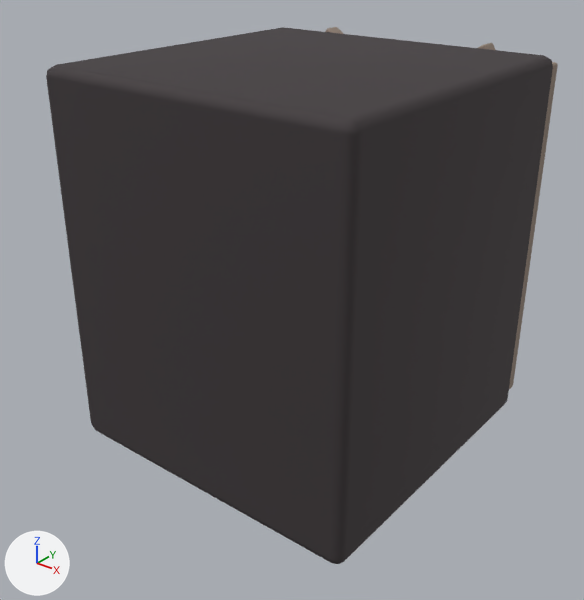
One commit to the glTF model godot/campaign/art/structures/uplink-top-1.glb: the scene before it, then after it.
Camera for both pictures: a 50 mm camera at (1.158, -1.504, 1.297) aimed at (0.003, -0.061, 0.402). Every picture has the same lights, and +X, +Y and +Z are marked at lower left. The picture after the commit comes second. Where no turn or scale is listed for an object, it has been applied to the vertices. Vertices at exactly the same position are counted once.

Objects in the first picture: 'uplink_0', 'uplink_1'.
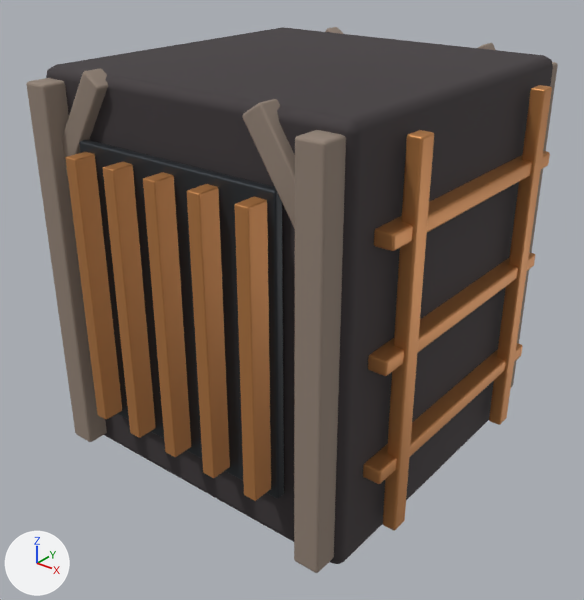
Location of each change, (x1, y1, x2, y2) in pixels of the pictures (584 x 600 px):
'uplink_3', reshaped (not visible before)
    after: (66, 85, 552, 530)
'uplink_1', reshaped (mostly hidden before)
    before: (325, 27, 558, 389)
    after: (26, 27, 558, 573)
'uplink_2', reshaped (not visible before)
    after: (79, 140, 284, 499)
part 1 of me_cube_001, added (brown)
    after: (26, 78, 107, 442)
part 2 of me_cube_001, added (brown)
    after: (294, 130, 346, 573)
part 3 of me_cube_001, added (brown)
    after: (62, 69, 108, 178)
part 4 of me_cube_001, added (brown)
    after: (242, 99, 295, 229)
part 6 of me_cube_004, added (orange)
    after: (66, 152, 122, 420)
part 7 of me_cube_004, added (orange)
    after: (103, 162, 156, 438)
part 8 of me_cube_004, added (orange)
    after: (143, 172, 191, 457)
part 9 of me_cube_004, added (orange)
    after: (187, 184, 230, 478)
part 10 of me_cube_004, added (orange)
    after: (234, 197, 271, 501)
part 11 of me_cube_004, added (orange)
    after: (363, 85, 552, 530)

The edits, one by one:
me_cube_001 is used by ob_uplink_1; location (0.0, 0.0, 0.0).
me_cube_001 had 224 vertices, 432 faces and spanned x -0.403..0.403, y 0.395..0.476, z 0.04..0.995.
me_cube_001 now has 448 vertices, 864 faces and spans x -0.403..0.403, y -0.476..0.476, z 0.04..0.995.
me_cube_001 part 1: the loose piece of 56 vertices spanning x -0.403..-0.338, y 0.4..0.476, z 0.04..0.96 is copied, and the copy is moved by (0.0, -0.876, 0.0); it spans x -0.403..-0.338, y -0.476..-0.401, z 0.04..0.96.
me_cube_001 part 2: the loose piece of 56 vertices spanning x 0.338..0.403, y 0.4..0.476, z 0.04..0.96 is copied, and the copy is moved by (0.0, -0.876, 0.0); it spans x 0.338..0.403, y -0.476..-0.401, z 0.04..0.96.
me_cube_001 part 3: the loose piece of 56 vertices spanning x -0.381..-0.195, y 0.395..0.445, z 0.747..0.995 is copied, and the copy is moved by (0.0, -0.84, 0.0); it spans x -0.381..-0.195, y -0.445..-0.395, z 0.747..0.995.
me_cube_001 part 4: the loose piece of 56 vertices spanning x 0.195..0.381, y 0.395..0.445, z 0.747..0.995 is copied, and the copy is moved by (0.0, -0.84, 0.0); it spans x 0.195..0.381, y -0.445..-0.395, z 0.747..0.995.
me_cube_003 is used by ob_uplink_2; location (0.0, 0.0, 0.0).
me_cube_003 had 56 vertices, 108 faces and spanned x -0.275..0.275, y 0.425..0.449, z 0.155..0.845.
me_cube_003 now has 112 vertices, 216 faces and spans x -0.275..0.275, y -0.449..0.449, z 0.155..0.845.
me_cube_003 part 5: the loose piece of 56 vertices spanning x -0.275..0.275, y 0.425..0.449, z 0.155..0.845 is copied, and the copy is moved by (0.0, -0.874, 0.0); it spans x -0.275..0.275, y -0.449..-0.425, z 0.155..0.845.
me_cube_004 is used by ob_uplink_3; location (0.0, 0.0, 0.0).
me_cube_004 had 280 vertices, 540 faces and spanned x -0.257..0.257, y 0.445..0.501, z 0.175..0.825.
me_cube_004 now has 1120 vertices, 2160 faces and spans x -0.47..0.47, y -0.501..0.501, z 0.06..0.94.
me_cube_004 part 6: the loose piece of 56 vertices spanning x -0.257..-0.223, y 0.445..0.501, z 0.175..0.825 is copied, and the copy is moved by (0.0, -0.946, 0.0); it spans x -0.257..-0.223, y -0.501..-0.446, z 0.175..0.825.
me_cube_004 part 7: the loose piece of 56 vertices spanning x -0.137..-0.103, y 0.445..0.501, z 0.175..0.825 is copied, and the copy is moved by (0.0, -0.946, 0.0); it spans x -0.137..-0.103, y -0.501..-0.446, z 0.175..0.825.
me_cube_004 part 8: the loose piece of 56 vertices spanning x -0.017..0.017, y 0.445..0.501, z 0.175..0.825 is copied, and the copy is moved by (0.0, -0.946, 0.0); it spans x -0.017..0.017, y -0.501..-0.446, z 0.175..0.825.
me_cube_004 part 9: the loose piece of 56 vertices spanning x 0.103..0.137, y 0.445..0.501, z 0.175..0.825 is copied, and the copy is moved by (0.0, -0.946, 0.0); it spans x 0.103..0.137, y -0.501..-0.446, z 0.175..0.825.
me_cube_004 part 10: the loose piece of 56 vertices spanning x 0.223..0.257, y 0.445..0.501, z 0.175..0.825 is copied, and the copy is moved by (0.0, -0.946, 0.0); it spans x 0.223..0.257, y -0.501..-0.446, z 0.175..0.825.
me_cube_004 part 11: 280 vertices added at x 0.417..0.47, y -0.345..0.345, z 0.06..0.94.
Other edits to the shape of me_cube_004 do not show in these pictures.
